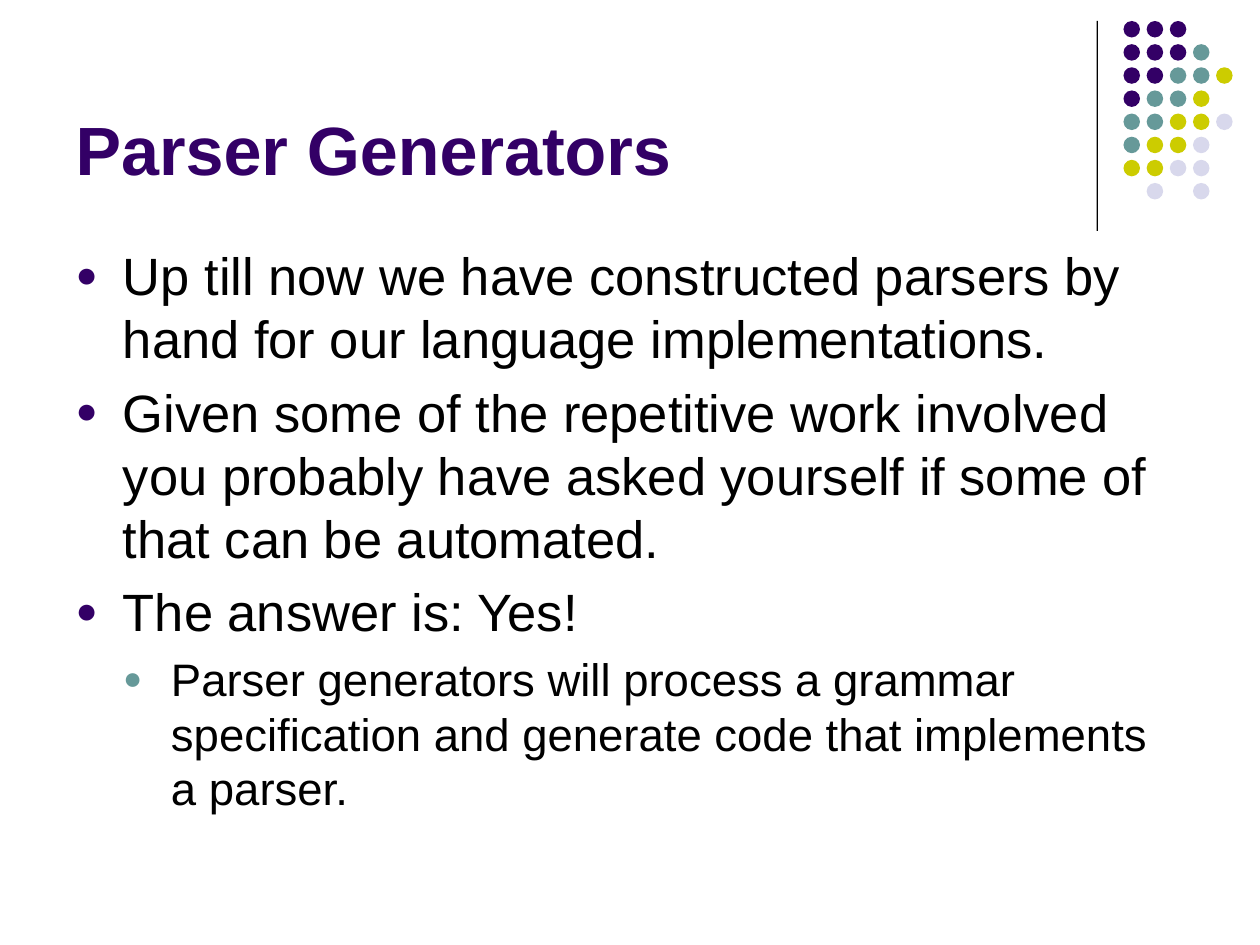
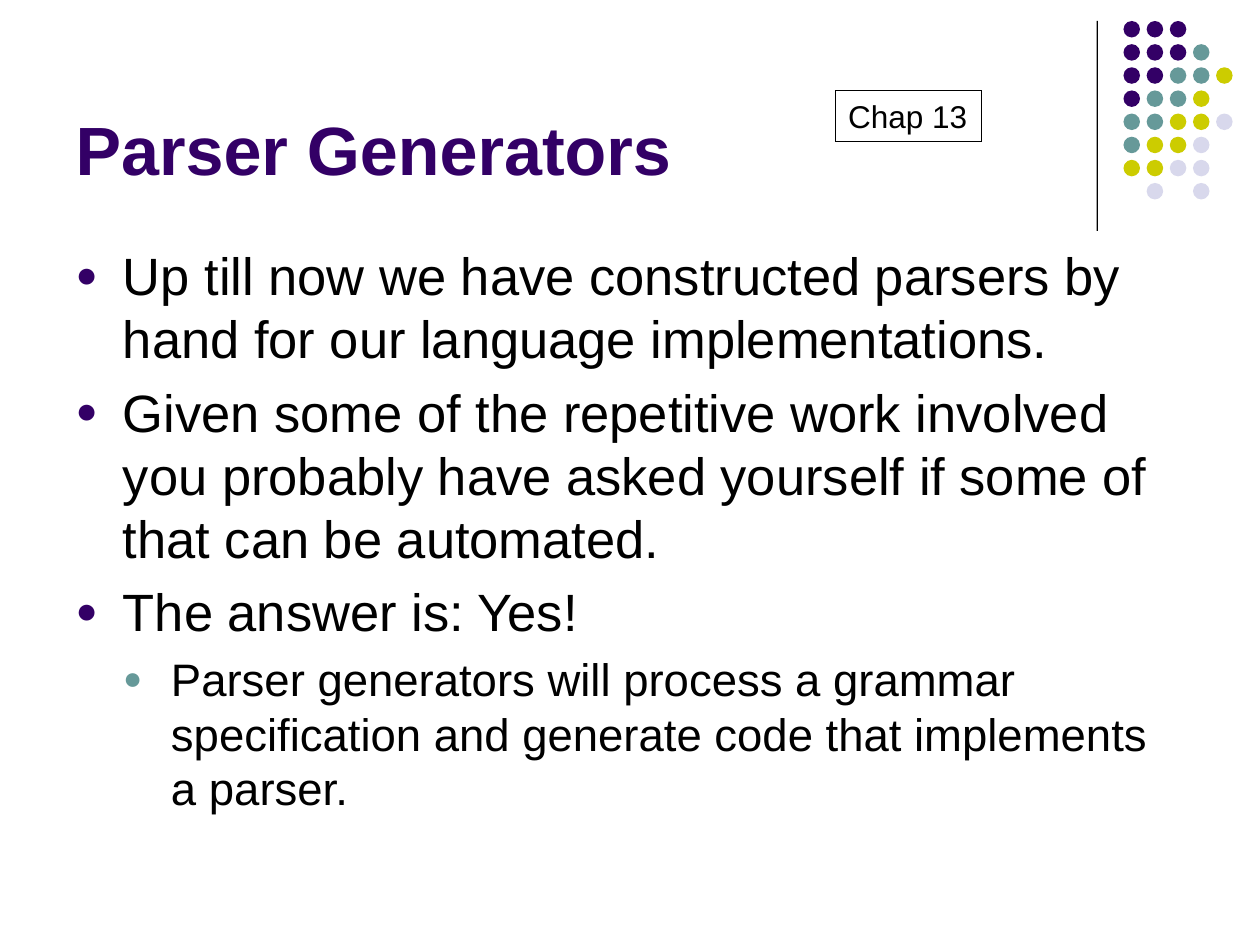
Before and after one commit to lutzhamel/CSC402, a slide deck: slide 1 of notes/csc402-ln021.pptx. Drawn at 1260x945 pixels with LibreOffice and Linux fonts; fonts in the diff are those of the drawing. Boxes give left, top, right and bottom in pixels: in the first picture for what was removed or moved away, otherwise in the second. Text is boxed around its words. In the diff, an @@ line names an element or a change of style, - is before the commit and + after.

```diff
--- a/notes/csc402-ln021.pptx
+++ b/notes/csc402-ln021.pptx
@@ rectangle added at bbox=[835, 91, 982, 141], outline #000000 0.75 pt, 18 pt, text #000000 @@
+Chap 13
```
Also in this commit, not shown: 1 other file.
